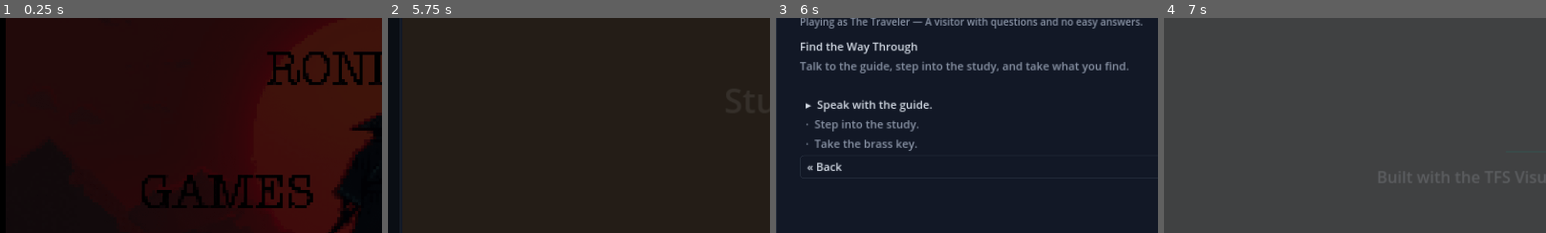
Above: before the commit, frames 1-4 (left to right).
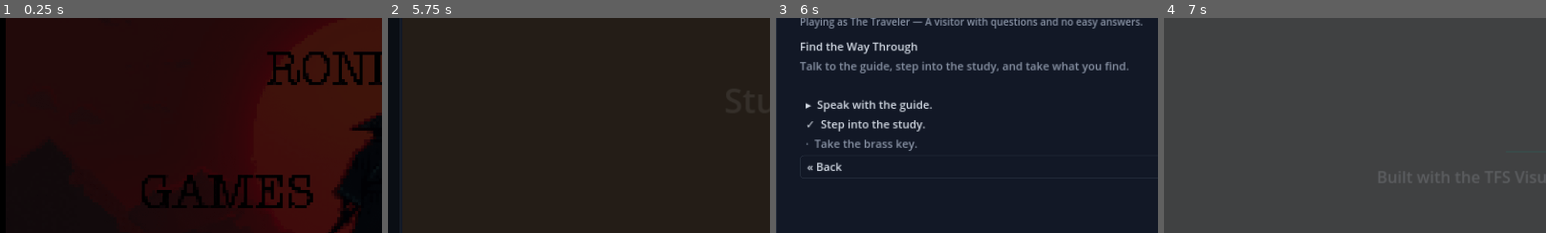
Above: after the commit, the same moments.

Repository: CryptoJones/TFS-Visual-Novel-Tools
Game: Godot game, scene res://scenes/Boot.tscn
The game is run twice, just before and just after one commit, with the same random seed, the same clock (stepped at 60 frames per second) and the same inputs.
Inputs (mouse positions are % of the whole screen's width and height, from its top left):
- Up to frame 1 (0.25 s): no input
- Up to frame 2 (5.75 s): tap Enter at 0.5 s; move the mouse to (72, 45) at 0.52 s; hold Right 0.53-1.25 s; tap I at 0.6 s; click (72, 45) at 0.67 s; click "▸ 01 — The Locked Room [The T…" at 1.25 s; click "Next »" at 2 s; click "» Begin" at 2.75 s; click "Quest" at 3.5 s; click "« Back" at 4.25 s; click "E" at 5 s
- Up to frame 3 (6 s): click "Quest" at 5.75 s
- Up to frame 4 (7 s): tap Space at 6.5 s; move the mouse to (30, 55) at 6.52 s; hold Down from 6.53 s (still down); tap Q at 6.6 s
The pictures show only the part of the screen within x 0-50%, y 11-61%; the shares and areas given below are measured in that part.

Frames 1-2 are identical in both runs. In frame 3, 0.8% of the frame differs, in the area x 8-39%, y 47-53%; in frame 4, nothing differs.

Commit message:
feat: a chapter can require every scene to be played before it concludes
'Conclude chapter' is gated on quest completion, but the usual quest is one step
satisfied by entering the last room, so a reader can walk past every scene and
still finish the chapter.

Engine: reaching the end of a conversation sets heard_<npc id>, alongside
granted_<item> / cracked_<db>. Give Hint resolves it to the room and NPC, the
quest log ticks a step when it is done (scenes can be played out of order), the
flag-setter validators know the new flag, and the menu info line wraps instead
of running off the right edge at larger text sizes.

Scaffolder: opt-in require_scenes (project-wide or per chapter) adds one
'Talk: <npc> (<room>)' objective per conversation in room order. Off by default
because in most games not every NPC is required; NPCs whose dialog can never end
are skipped, and an authored heard_ step keeps its wording and is never
duplicated. Documented in docs/CONFIG.md.

Co-Authored-By: Claude Fable 5.1 <noreply@anthropic.com>

Diff:
--- a/engine/src/core/Game.gd
+++ b/engine/src/core/Game.gd
@@ -636,6 +636,7 @@
 	panel.add_child(_menu_title)
 	_menu_info = Label.new()
 	_menu_info.size = Vector2(1800, 48)
+	_menu_info.autowrap_mode = TextServer.AUTOWRAP_WORD_SMART
 	_menu_info.add_theme_color_override("font_color", UITheme.TEXT_DIM)
 	_fsize(_menu_info, 20)
 	panel.add_child(_menu_info)
@@ -658,7 +659,10 @@
 	# Above Large the header and body need the room more than the art does.
 	art_h -= roundi(maxf(0.0, _text_scale - 1.25) * 320.0)
 	var title_step := maxi(72, _line_h(32) + 6)
-	var info_step := maxi(60, _line_h(20) + 12)
+	# The info line wraps (a long POV blurb at a large Text Size would otherwise
+	# run off the right edge), so the list starts below however tall it lands.
+	var info_h := _text_h(_menu_info, info, 1800, 20)
+	var info_step := maxi(60, info_h + 12)
 	if img_path != "":
 		var t: Texture2D = Assets.load_texture(img_path)
 		_menu_img.texture = t
@@ -673,6 +677,7 @@
 	_menu_scroll.size = Vector2(1800, 1044 - (top + title_step + info_step))
 	_menu_title.text = title
 	_menu_info.text = info
+	_menu_info.size = Vector2(1800, info_h)
 	for c in _menu_list.get_children():
 		c.queue_free()
 	_menu_scroll.set_deferred("scroll_vertical", 0)
@@ -777,8 +782,11 @@
 		var steps := _quests.steps(qid)
 		var cur := _quests.current_step(GameState, qid)
 		for i in steps.size():
-			var mark := "✓" if i < cur else ("▸" if i == cur else "·")
-			_menu_label("  %s  %s" % [mark, str(steps[i].get("text", ""))],  i > cur)
+			# Steps can be finished out of order (scenes are free-roam), so a
+			# tick means "done", not "comes before the current step".
+			var done := _quests.step_done(GameState, steps[i])
+			var mark := "✓" if done else ("▸" if i == cur else "·")
+			_menu_label("  %s  %s" % [mark, str(steps[i].get("text", ""))],  not done and i != cur)
 	_menu_button("« Back", _go_explore)
 
 
@@ -838,6 +846,8 @@
 			var nd = _load_json(NPC_DIR + nid + ".json")
 			if nd == null or typeof(nd) != TYPE_DICTIONARY:
 				continue
+			if flag == "heard_" + nid:
+				return {"room": rid2, "npc": nid, "action": "Talk to %s" % str(nd.get("name", nid))}
 			for node_id in nd.get("nodes", {}):
 				var node: Dictionary = nd["nodes"][node_id]
 				var g := str(node.get("grant", ""))
@@ -1706,6 +1716,11 @@
 		if not GameState.has_flag(paid_flag):
 			GameState.set_flag(paid_flag)
 			GameState.credits = maxi(0, GameState.credits + cr)
+	# Hearing a scene out is itself a story beat: reaching the end of a
+	# conversation sets heard_<npc id>, so a quest can require it. Walking into
+	# a room is not the same as having played what happens there.
+	if _dialog.is_terminal(GameState):
+		GameState.set_flag("heard_" + _dialog_npc)
 	_check_quest()
 	for c in _dialog_options.get_children():
 		c.queue_free()
--- a/engine/src/story/Quests.gd
+++ b/engine/src/story/Quests.gd
@@ -3,7 +3,8 @@
 ##
 ## A quest is an ordered list of steps; each step is satisfied by one story
 ## flag. Flags get set by dialog nodes (set_flag), room entry (on_enter_flag),
-## item grants (granted_<item>), and cracked databases (cracked_<db id>) — so
+## item grants (granted_<item>), a conversation heard to its end (heard_<npc id>),
+## and cracked databases (cracked_<db id>) — so
 ## quests need no logic of their own, just the right flag names. Pure data.
 ##
 ## quests.json shape:
--- a/engine/tests/playthrough.gd
+++ b/engine/tests/playthrough.gd
@@ -150,6 +150,9 @@
 				setters[str(n["set_flag"])] = true
 			if n.has("grant"):
 				setters["granted_" + str(n["grant"])] = true
+			# a conversation heard to its end sets heard_<npc id>
+			if (n.get("options", []) as Array).is_empty():
+				setters["heard_" + str(npc_file).get_basename()] = true
 	if dbs != null:
 		for d in dbs.get("databases", []):
 			setters["cracked_" + str(d.get("id", ""))] = true
--- a/engine/tests/validate_data.gd
+++ b/engine/tests/validate_data.gd
@@ -88,6 +88,9 @@
 					setters[str(n["set_flag"])] = true
 				if n.has("grant"):
 					setters["granted_" + str(n["grant"])] = true
+				# a conversation heard to its end sets heard_<npc id>
+				if (n.get("options", []) as Array).is_empty():
+					setters["heard_" + fn.get_basename()] = true
 	# Rooms: on_enter_flag + pickups. Chapter starts: flags.
 	for ch in chapters.get("chapters", []):
 		for f in ch.get("start", {}).get("flags", []):
Not shown, changed: docs/CONFIG.md
Not shown, changed: tests/test_scaffold.py
Not shown, changed: tfs_vn/scaffold.py
